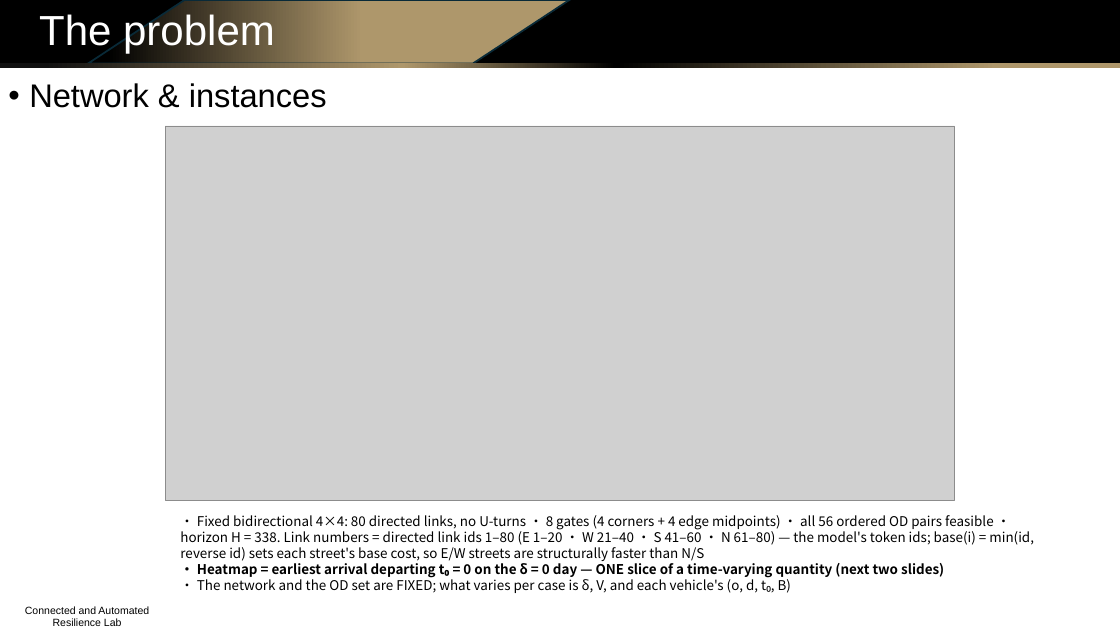
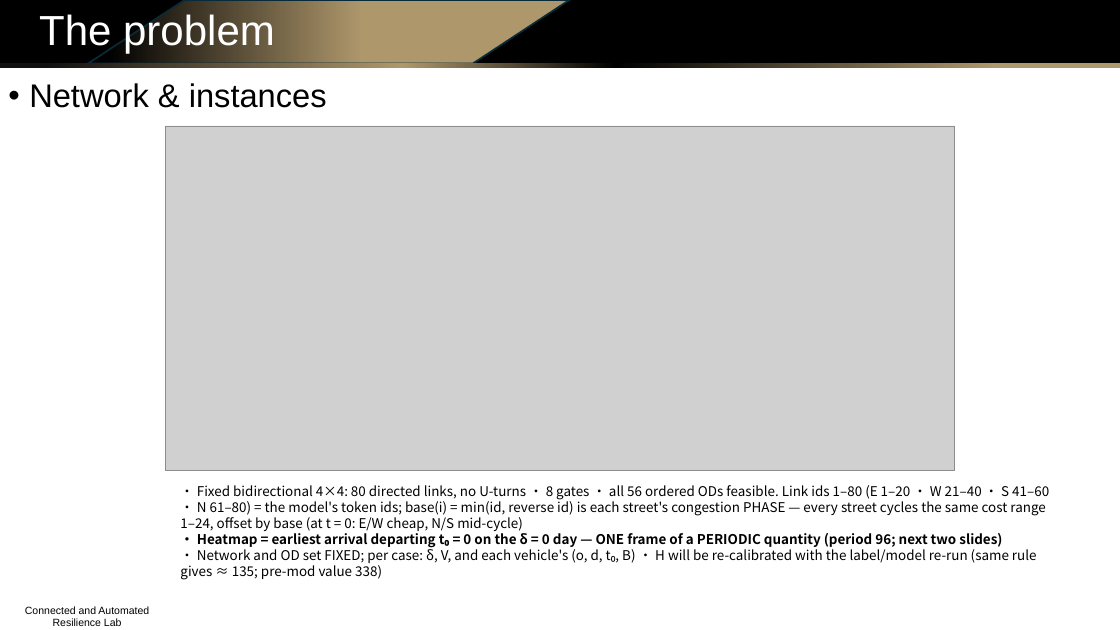
Before and after one commit to Dylan-Wyl10/RoboSense, a slide deck: slide 4 of experiments/20260804-budget-conditioning/ppt/sensing_routing_method_and_results.pptx. Drawn at 1120x630 pixels with LibreOffice and Linux fonts; fonts in the diff are those of the drawing; grey boxes stand for pictures; background and template pictures are left out. Boxes give left, top, right and bottom in pixels: in the first picture for what was removed or moved away, otherwise in the second. Text is boxed around its words. In the diff, an @@ line names an element or a change of style, - is before the commit and + after.

```diff
--- a/experiments/20260804-budget-conditioning/ppt/sensing_routing_method_and_results.pptx
+++ b/experiments/20260804-budget-conditioning/ppt/sensing_routing_method_and_results.pptx
@@ picture: place and size @@
-picture at (166,126,955,500)
+picture at (166,126,955,471)
@@ text at (180,485,1049,563): text changed @@
-• Fixed bidirectional 4×4: 80 directed links, no U-turns · 8 gates (4 corners + 4 edge midpoints) · all 56 ordered OD pairs feasible · horizon H = 338. Link numbers = directed link ids 1–80 (E 1–20 · W 21–40 · S 41–60 · N 61–80) — the model's token ids; base(i) = min(id, reverse id) sets each street's base cost, so E/W streets are structurally faster than N/S
-• Heatmap = earliest arrival departing t₀ = 0 on the δ = 0 day — ONE slice of a time-varying quantity (next two slides)
-• The network and the OD set are FIXED; what varies per case is δ, V, and each vehicle's (o, d, t₀, B)
+• Fixed bidirectional 4×4: 80 directed links, no U-turns · 8 gates · all 56 ordered ODs feasible. Link ids 1–80 (E 1–20 · W 21–40 · S 41–60 · N 61–80) = the model's token ids; base(i) = min(id, reverse id) is each street's congestion PHASE — every street cycles the same cost range 1–24, offset by base (at t = 0: E/W cheap, N/S mid-cycle)
+• Heatmap = earliest arrival departing t₀ = 0 on the δ = 0 day — ONE frame of a PERIODIC quantity (period 96; next two slides)
+• Network and OD set FIXED; per case: δ, V, and each vehicle's (o, d, t₀, B) · H will be re-calibrated with the label/model re-run (same rule gives ≈ 135; pre-mod value 338)
```
Also in this commit, not shown: 4 other slides changed, 6 other files.
